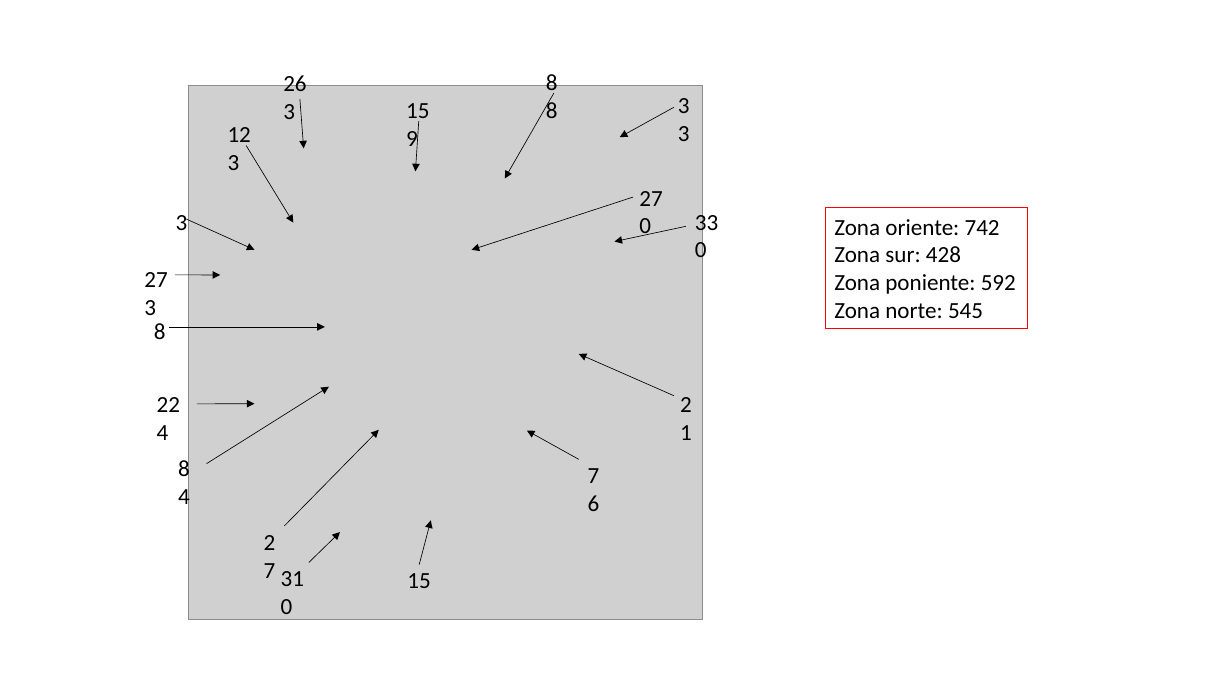
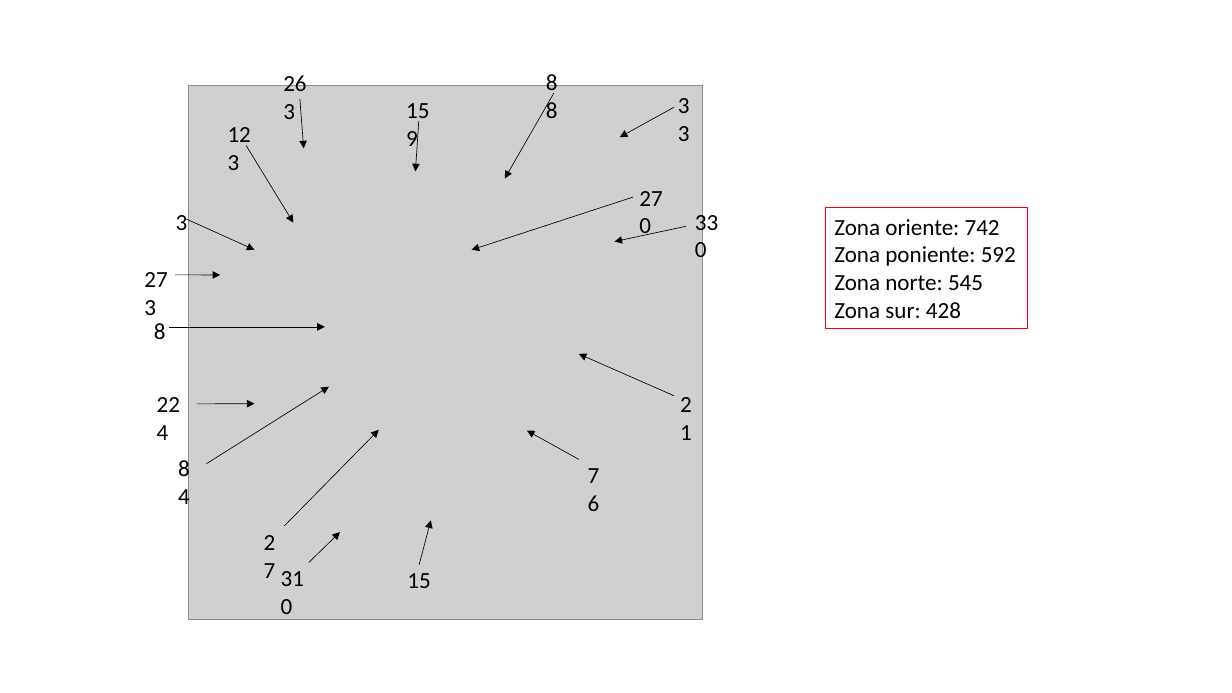
Before and after one commit to JovitaPozo/Laborum-mujeres, a slide deck: slide 4 of Laborum.pptx. Drawn at 1232x693 pixels with LibreOffice and Linux fonts; fonts in the diff are those of the drawing; grey boxes stand for pictures. Boxes give left, top, right and bottom in pixels: in the first picture for what was removed or moved away, otherwise in the second. Text is boxed around its words. In the diff, an @@ line names an element or a change of style, - is before the commit and + after.

Commit message:
ppt

```diff
--- a/Laborum.pptx
+++ b/Laborum.pptx
@@ text in rectangle at [834,246,961,262]: paragraph removed @@
-Zona sur: 428
@@ text in rectangle at [834,302,961,318]: paragraph added @@
+Zona sur: 428
```
